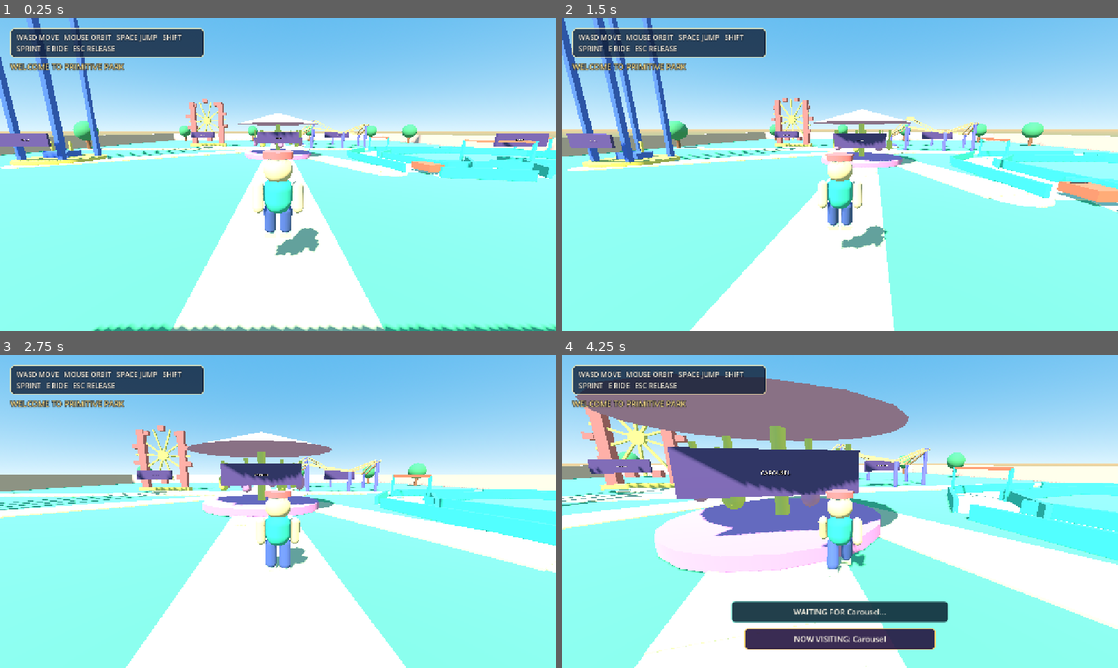
Above: before the commit, frames 1-4 (two rows, left to right).
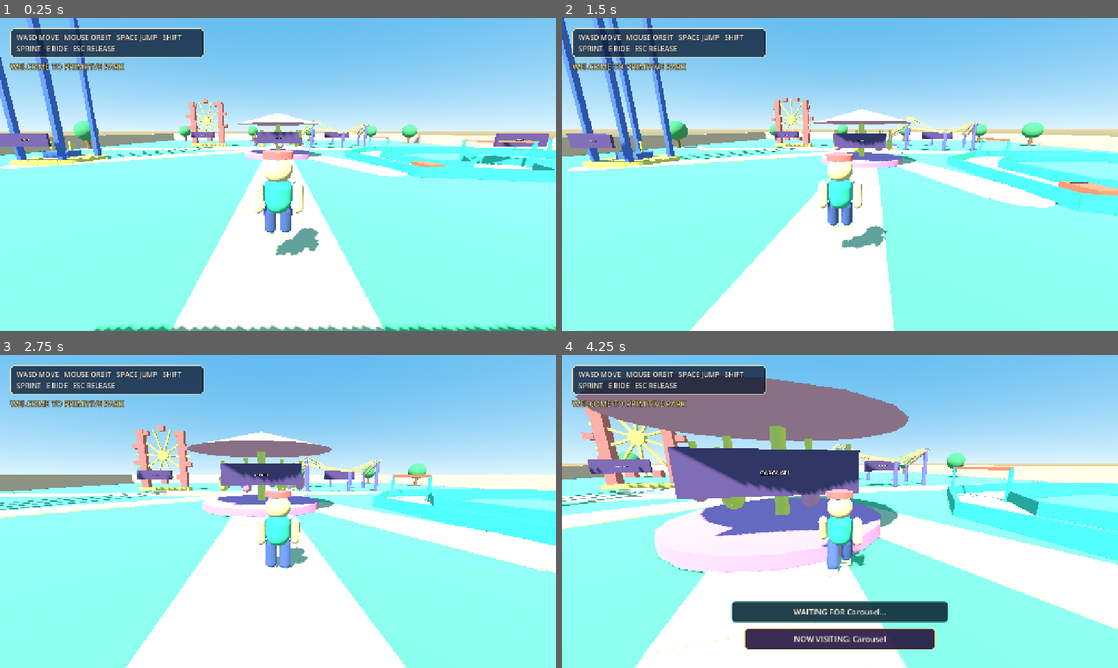
Above: after the commit, the same moments.

Repository: miya123123/primitive-park-walkthrough
Game: Godot game, scene res://scenes/Main.tscn
Same seed, same stepped clock (60 frames per second), same inputs: the game is played once before the commit and once after it.
Inputs (mouse positions are in pixels of both pictures, inside the frame that each line leads up to):
- Up to frame 1 (0.25 s): no input
- Up to frame 2 (1.5 s): tap Enter at 0.5 s; move the mouse to (867, 174) at 0.52 s; hold W (move_forward) from 0.53 s (still down); tap E (interact) at 0.6 s; click (867, 174) at 0.67 s; tap Space (jump) at 0.77 s; move the mouse to (812, 174) at 1.27 s; tap R at 1.35 s; click (812, 174) at 1.42 s
- Up to frame 3 (2.75 s): keep holding W (move_forward); tap Space (jump) at 1.52 s; move the mouse to (289, 505) at 2.02 s; tap E (interact) at 2.1 s; click (289, 505) at 2.17 s
- Up to frame 4 (4.25 s): keep holding W (move_forward); move the mouse to (834, 517) at 2.77 s; tap R at 2.85 s; click (834, 517) at 2.92 s; tap Space (jump) at 3.02, 3.77 s; move the mouse to (878, 514) at 3.52 s; tap E (interact) at 3.6 s; click (878, 514) at 3.67 s

The runs differ from the first frame. In frame 1, 0.7% of the frame differs, in the area x 3-100%, y 37-53%; in frame 2, 0.8%, in the area x 5-100%, y 37-64%; in frame 3, 0.1%; in frame 4, 0.5%.

Commit message:
fix: EPIC-001-S07 アトラクション挙動を修正

Diff:
--- a/my-game/src/core/kart_math.gd
+++ b/my-game/src/core/kart_math.gd
@@ -32,3 +32,48 @@
 ## 同じ順序でチェックポイントを通過したかを判定する。
 static func valid_checkpoint_crossing(distance: float, gate_radius: float, forward_dot: float) -> bool:
 	return distance <= gate_radius and forward_dot >= 0.0
+
+## Returns continuous left/right boundary vertices for a closed kart track.
+##
+## Each corner shares one mitered vertex with its neighboring segments. This
+## keeps the two collision rails connected at bends instead of letting the
+## independently offset segment ends overlap the drivable lane.
+static func closed_track_boundaries(points: Array, track_width: float) -> Dictionary:
+	var left: Array[Vector3] = []
+	var right: Array[Vector3] = []
+	if points.size() < 2 or track_width <= 0.0:
+		return {"left": left, "right": right}
+	var half_width: float = track_width * 0.5
+	var point_count: int = points.size()
+	for index: int in range(point_count):
+		var point: Vector3 = points[index]
+		var previous: Vector3 = points[(index - 1 + point_count) % point_count]
+		var next: Vector3 = points[(index + 1) % point_count]
+		var incoming: Vector3 = point - previous
+		incoming.y = 0.0
+		var outgoing: Vector3 = next - point
+		outgoing.y = 0.0
+		if incoming.length_squared() <= 0.000001:
+			incoming = outgoing
+		if outgoing.length_squared() <= 0.000001:
+			outgoing = incoming
+		if incoming.length_squared() <= 0.000001 or outgoing.length_squared() <= 0.000001:
+			left.append(point + Vector3.LEFT * half_width)
+			right.append(point + Vector3.RIGHT * half_width)
+			continue
+		incoming = incoming.normalized()
+		outgoing = outgoing.normalized()
+		var incoming_normal: Vector3 = Vector3(-incoming.z, 0.0, incoming.x)
+		var outgoing_normal: Vector3 = Vector3(-outgoing.z, 0.0, outgoing.x)
+		var miter: Vector3 = incoming_normal + outgoing_normal
+		if miter.length_squared() <= 0.000001:
+			miter = outgoing_normal
+		else:
+			miter = miter.normalized()
+		# Limit extremely sharp corners to a stable two-width bevel rather than
+		# producing a long spike that could create a new collision obstacle.
+		var miter_scale: float = half_width / maxf(absf(miter.dot(outgoing_normal)), 0.5)
+		miter_scale = minf(miter_scale, half_width * 2.0)
+		left.append(point + miter * miter_scale)
+		right.append(point - miter * miter_scale)
+	return {"left": left, "right": right}
--- a/my-game/src/gameplay/park_builder.gd
+++ b/my-game/src/gameplay/park_builder.gd
@@ -2,6 +2,7 @@
 
 const ParkConfig = preload("res://src/core/park_config.gd")
 const PrimitiveFactory = preload("res://src/core/primitive_factory.gd")
+const KartMath = preload("res://src/core/kart_math.gd")
 const AttractionAnimator = preload("res://src/gameplay/attraction_animator.gd")
 const FreeFallController = preload("res://src/gameplay/free_fall_controller.gd")
 const GoKartController = preload("res://src/gameplay/go_kart_controller.gd")
@@ -303,15 +304,18 @@
 			points.append(ParkConfig.vector3_from_array(point_value))
 	var track_width: float = float(landmark.get("track_width", 3.6))
 	var half_width: float = track_width * 0.5
+	var boundaries: Dictionary = KartMath.closed_track_boundaries(points, track_width)
+	var left_boundary: Array = boundaries.get("left", [])
+	var right_boundary: Array = boundaries.get("right", [])
 	for index: int in range(points.size()):
 		var point: Vector3 = points[index]
 		var next_point: Vector3 = points[(index + 1) % points.size()]
-		var tangent: Vector3 = (next_point - point)
-		tangent.y = 0.0
-		tangent = tangent.normalized()
-		var side: Vector3 = Vector3(-tangent.z, 0.0, tangent.x)
-		PrimitiveFactory.create_box_between(parent, point + side * half_width + Vector3(0.0, 0.35, 0.0), next_point + side * half_width + Vector3(0.0, 0.35, 0.0), 0.24, 0.7, accent, true, StringName("KartBarrierA_%02d" % index))
-		PrimitiveFactory.create_box_between(parent, point - side * half_width + Vector3(0.0, 0.35, 0.0), next_point - side * half_width + Vector3(0.0, 0.35, 0.0), 0.24, 0.7, accent, true, StringName("KartBarrierB_%02d" % index))
+		var left_start: Vector3 = left_boundary[index] if index < left_boundary.size() else point
+		var left_end: Vector3 = left_boundary[(index + 1) % left_boundary.size()] if not left_boundary.is_empty() else next_point
+		var right_start: Vector3 = right_boundary[index] if index < right_boundary.size() else point
+		var right_end: Vector3 = right_boundary[(index + 1) % right_boundary.size()] if not right_boundary.is_empty() else next_point
+		PrimitiveFactory.create_box_between(parent, left_start + Vector3(0.0, 0.35, 0.0), left_end + Vector3(0.0, 0.35, 0.0), 0.24, 0.7, accent, true, StringName("KartBarrierA_%02d" % index))
+		PrimitiveFactory.create_box_between(parent, right_start + Vector3(0.0, 0.35, 0.0), right_end + Vector3(0.0, 0.35, 0.0), 0.24, 0.7, accent, true, StringName("KartBarrierB_%02d" % index))
 		PrimitiveFactory.create_box_between(parent, point + Vector3(0.0, 0.015, 0.0), next_point + Vector3(0.0, 0.015, 0.0), track_width, 0.04, Color("#F8E8BE"), false, StringName("KartLane_%02d" % index))
 	var checkpoint_value: Variant = landmark.get("checkpoint_indices", [])
 	if checkpoint_value is Array:
@@ -398,7 +402,7 @@
 	label.outline_size = 7
 	label.modulate = Color("#FFF8E8")
 	label.position = Vector3(0.0, 2.25, -0.13)
-	label.billboard = BaseMaterial3D.BILLBOARD_ENABLED
+	label.billboard = BaseMaterial3D.BILLBOARD_DISABLED
 	label.no_depth_test = true
 	sign_root.add_child(label)
 
--- a/my-game/src/gameplay/player_controller.gd
+++ b/my-game/src/gameplay/player_controller.gd
@@ -177,4 +177,8 @@
 		finish_ride(_ride_exit_marker)
 		return
 	global_position = _ride_anchor.global_position
-	rotation.y = _ride_anchor.global_rotation.y
+	# The coaster seat changes heading as it passes each support. Keep the
+	# player's camera parent at its boarding heading so those vehicle turns do
+	# not rotate the view; mouse orbit remains available while riding.
+	if _ride_id != &"roller_coaster":
+		rotation.y = _ride_anchor.global_rotation.y
--- a/my-game/tests/helpers/test_suite.gd
+++ b/my-game/tests/helpers/test_suite.gd
@@ -31,6 +31,27 @@
 	_assert(KartMath.format_time(65.432) == "01:05.43", "kart timer should use centiseconds")
 	_assert(KartMath.valid_checkpoint_crossing(1.0, 2.0, 0.8), "forward checkpoint crossing should be accepted")
 	_assert(not KartMath.valid_checkpoint_crossing(1.0, 2.0, -0.2), "reverse checkpoint crossing should be rejected")
+	var kart_points: Array = [
+		Vector3(-10.0, 0.0, 6.0),
+		Vector3(-11.0, 0.0, -3.0),
+		Vector3(-7.0, 0.0, -8.0),
+		Vector3(3.0, 0.0, -9.0),
+		Vector3(11.0, 0.0, -5.0),
+		Vector3(11.0, 0.0, 2.0),
+		Vector3(7.0, 0.0, 8.0),
+		Vector3(1.0, 0.0, 7.0),
+		Vector3(-2.0, 0.0, 3.0),
+		Vector3(-5.0, 0.0, 7.0)
+	]
+	var kart_boundaries: Dictionary = KartMath.closed_track_boundaries(kart_points, 3.6)
+	var left_boundary: Array = kart_boundaries.get("left", [])
+	var right_boundary: Array = kart_boundaries.get("right", [])
+	_assert(left_boundary.size() == kart_points.size() and right_boundary.size() == kart_points.size(), "kart rails should share one boundary vertex per track point")
+	for boundary_index: int in range(kart_points.size()):
+		var boundary_next: int = (boundary_index + 1) % kart_points.size()
+		_assert(left_boundary[boundary_index].distance_to(left_boundary[boundary_next]) > 0.1, "left kart rail segments should remain connected")
+		_assert(right_boundary[boundary_index].distance_to(right_boundary[boundary_next]) > 0.1, "right kart rail segments should remain connected")
+		_assert(left_boundary[boundary_index].distance_to(right_boundary[boundary_index]) > 1.0, "kart rail pair should leave a drivable lane")
 	var record_path: String = "/private/tmp/primitive_park_kart_record_test_%d.cfg" % Time.get_ticks_usec()
 	_assert(KartRecordStore.save_best(record_path, 42.5), "kart best time should be saved")
 	_assert(is_equal_approx(KartRecordStore.load_best(record_path), 42.5), "kart best time should be loaded")
@@ -100,6 +121,10 @@
 	_assert(park.get_node_or_null("Carousel") != null, "carousel node should be generated")
 	_assert(park.get_node_or_null("FreeFallTower") != null, "free-fall tower node should be generated")
 	_assert(park.get_node_or_null("GoKart") != null, "go-kart node should be generated")
+	var coaster_sign_label: Label3D = park.get_node_or_null("RollerCoaster/LandmarkSign/SignLabel") as Label3D
+	_assert(coaster_sign_label != null, "roller coaster should expose its attraction name label")
+	if coaster_sign_label != null:
+		_assert(coaster_sign_label.billboard == BaseMaterial3D.BILLBOARD_DISABLED, "attraction name labels should keep a fixed board orientation")
 	_assert(tree.get_nodes_in_group("landmark_zone").size() == 5, "five landmark trigger zones should exist")
 	_assert(tree.get_nodes_in_group("ride_zone").size() == 5, "five ride boarding zones should exist")
 	_assert(park.get_node_or_null("AttractionAnimator") != null, "one attraction animator should exist")
@@ -218,7 +243,21 @@
 		player.call("apply_camera_motion", Vector2(40.0, -20.0))
 		_assert(camera.current, "%s should keep the third-person camera active while riding" % ride_id)
 		_assert(not is_equal_approx(ride_camera_yaw_before, camera_yaw.rotation.y), "%s should keep camera orbit input while riding" % ride_id)
+		if ride_id == &"roller_coaster":
+			var coaster_camera_heading: float = camera_yaw.global_rotation.y
+			var coaster_player_heading: float = player.global_rotation.y
+			var coaster_vehicle_heading: float = coaster_cart.global_rotation.y
+			var coaster_vehicle_turn_detected: bool = false
+			for coaster_view_step: int in range(16):
+				animator.call("advance_time", 0.5)
+				await tree.physics_frame
+				if absf(wrapf(coaster_cart.global_rotation.y - coaster_vehicle_heading, -PI, PI)) > 0.05:
+					coaster_vehicle_turn_detected = true
+			_assert(coaster_vehicle_turn_detected, "roller coaster should change vehicle heading along its track")
+			_assert(absf(wrapf(camera_yaw.global_rotation.y - coaster_camera_heading, -PI, PI)) < 0.01, "roller coaster supports should not rotate the camera view")
+			_assert(absf(wrapf(player.global_rotation.y - coaster_player_heading, -PI, PI)) < 0.01, "roller coaster supports should not rotate the camera parent")
 		var seat_anchor: Node3D = descriptor.get("seat_anchor") as Node3D
+		player.call("_sync_to_ride_anchor")
 		_assert_seated_player(player, visual_root, seat_anchor, float(config["player"]["ride_seat_pivot_height"]), ride_id)
 		Input.action_press(&"move_forward")
 		await tree.physics_frame
Not shown, added: .agent/Context/6_Mod/6_Context.md
Not shown, removed: .agent/Context/6_RollerCoaster/6_Context.md
Not shown, added: .agent/result/8_アトラクション挙動修正/Detail_アトラクション挙動修正_20260901123031.md
Not shown, added: .agent/result/8_アトラクション挙動修正/アトラクション挙動修正_20260901123031.md
Not shown, added: .playwright-cli/page-2026-08-30T22-45-56-832Z.yml
Not shown, added: .playwright-cli/page-2026-08-30T22-50-09-647Z.yml
